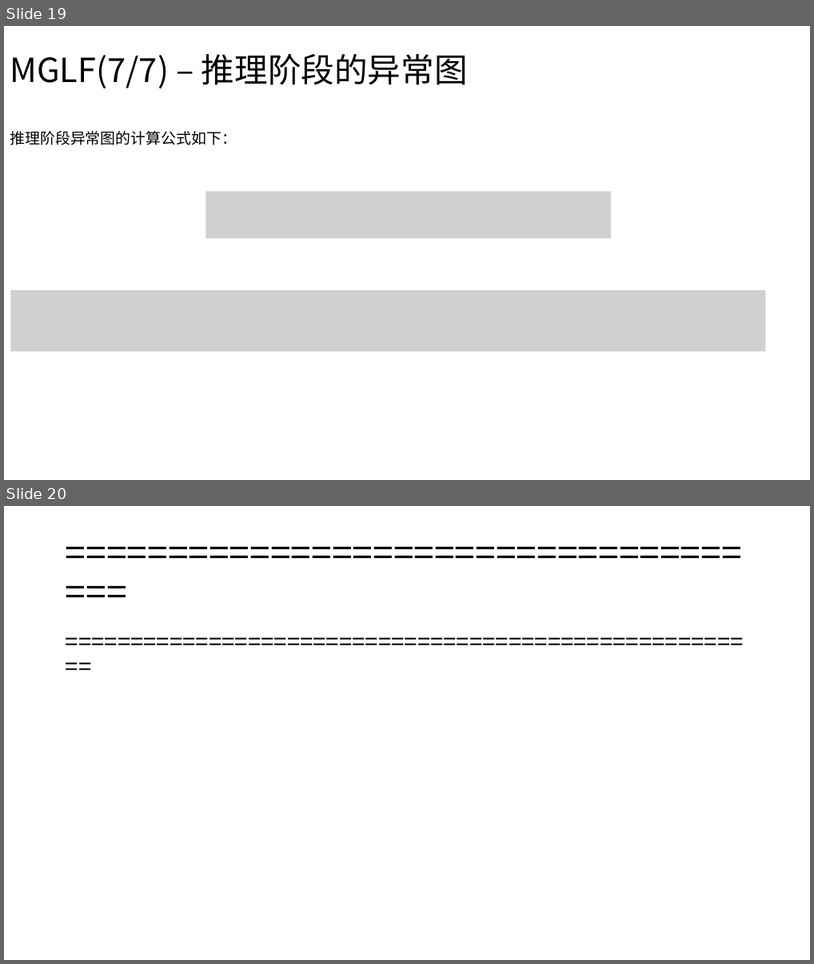
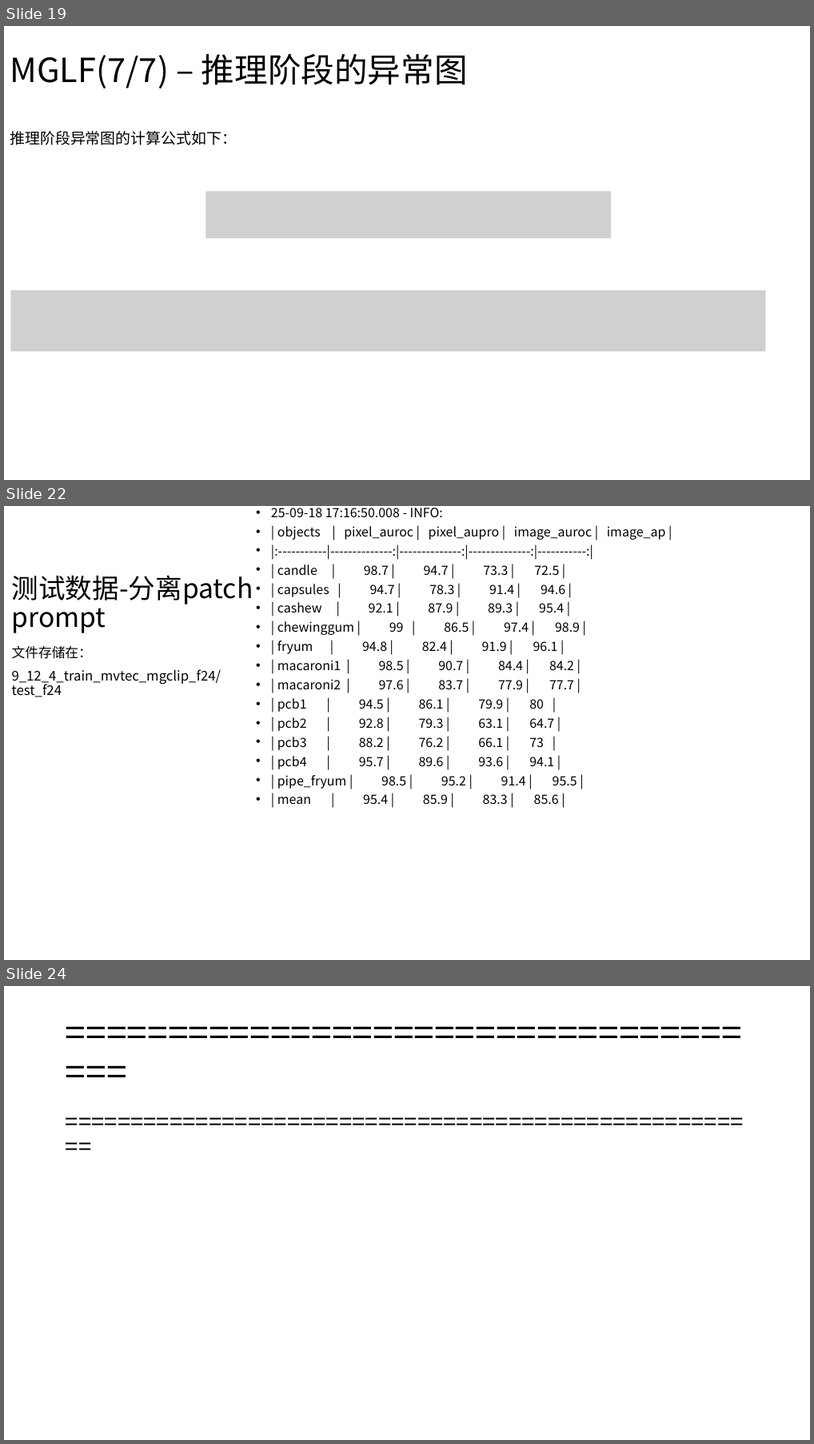
Before and after one commit to wushengxin2012/fileRepository, a slide deck: 2.MGCLIP.pptx. Shown one above the other, each under a label of ours: slides 19 and 20 before the commit, slides 19, 22 and 24 after it; the slides between them are not shown. The pictures are 814x964 and 814x1444 pixels, drawn with LibreOffice and Linux fonts; fonts in the diff are those of the drawing; grey boxes stand for pictures. Boxes give left, top, right and bottom in pixels: in the first picture for what was removed or moved away, otherwise in the second. Text is boxed around its words. In the diff, an @@ line names an element or a change of style, - is before the commit and + after.

```diff
--- a/2.MGCLIP.pptx
+++ b/2.MGCLIP.pptx
@@ slide 22 added at <box>4,506,810,960</box>, background #FFFFFF @@
@@ text added at <box>271,508,666,804</box>, 15.2 pt, text #000000 @@
+• 25-09-18 17:16:50.008 - INFO:
+• | objects | pixel_auroc | pixel_aupro | image_auroc | image_ap |
+• |:-----------|--------------:|--------------:|--------------:|-----------:|
+• | candle | 98.7 | 94.7 | 73.3 | 72.5 |
+• | capsules | 94.7 | 78.3 | 91.4 | 94.6 |
+• | cashew | 92.1 | 87.9 | 89.3 | 95.4 |
+• | chewinggum | 99 | 86.5 | 97.4 | 98.9 |
+• | fryum | 94.8 | 82.4 | 91.9 | 96.1 |
+• | macaroni1 | 98.5 | 90.7 | 84.4 | 84.2 |
+• | macaroni2 | 97.6 | 83.7 | 77.9 | 77.7 |
+• | pcb1 | 94.5 | 86.1 | 79.9 | 80 |
+• | pcb2 | 92.8 | 79.3 | 63.1 | 64.7 |
+• | pcb3 | 88.2 | 76.2 | 66.1 | 73 |
+• | pcb4 | 95.7 | 89.6 | 93.6 | 94.1 |
+• | pipe_fryum | 98.5 | 95.2 | 91.4 | 95.5 |
+• | mean | 95.4 | 85.9 | 83.3 | 85.6 |
@@ title added at <box>12,575,254,633</box>, 32 pt, text #000000 @@
+测试数据-分离patch prompt
@@ text added at <box>12,646,222,697</box>, 16 pt, text #000000 @@
+文件存储在：
+9_12_4_train_mvtec_mgclip_f24/test_f24
@@ what was slide 20 is now slide 24 @@
```
Also in this commit, not shown: 3 other slides added, 4 other files.
